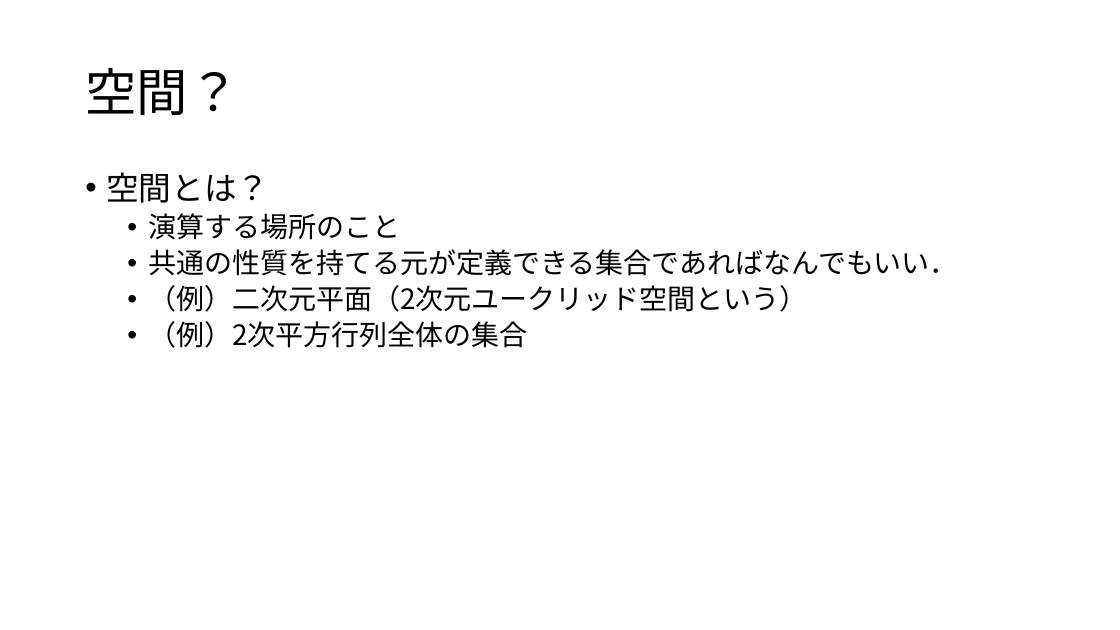
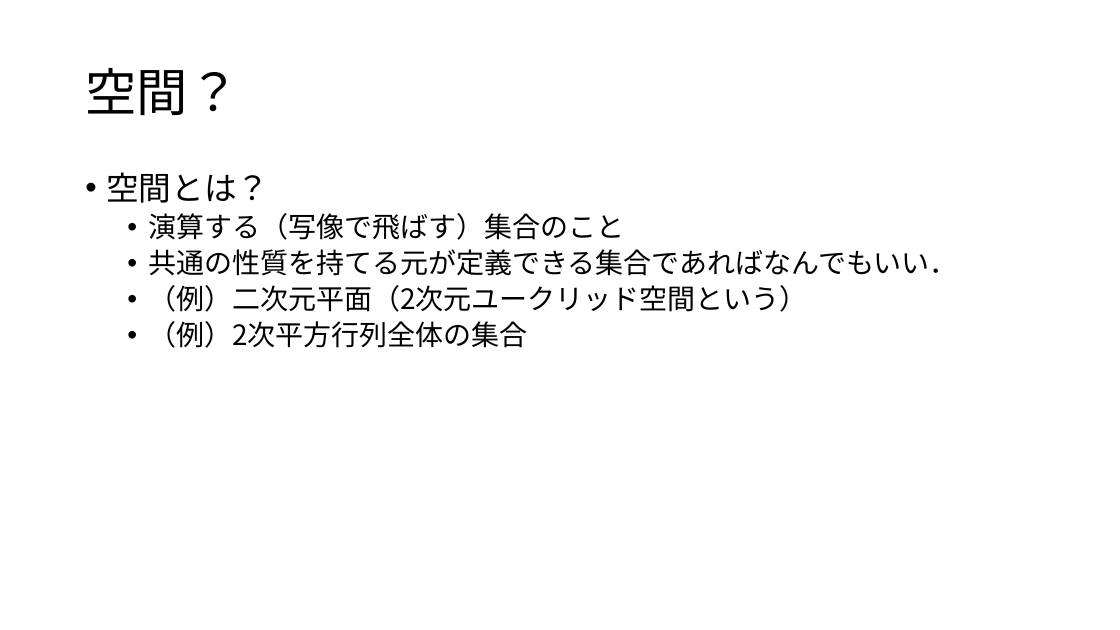
Before and after one commit to math-er/hyperbolic-space, a slide deck: slide 6 of 群の気持ち.pptx (slide 5 before the commit). Drawn at 1120x630 pixels with LibreOffice and Linux fonts; fonts in the diff are those of the drawing. Boxes give left, top, right and bottom in pixels: in the first picture for what was removed or moved away, otherwise in the second. Text is boxed around its words. In the diff, an @@ line names an element or a change of style, - is before the commit and + after.

```diff
--- a/群の気持ち.pptx
+++ b/群の気持ち.pptx
@@ text at [148, 213, 624, 240]: text changed @@
-  • 演算する場所のこと
+  • 演算する（写像で飛ばす）集合のこと
```
Also in this commit, not shown: 7 other slides changed, 5 slides added, 2 slides removed.
